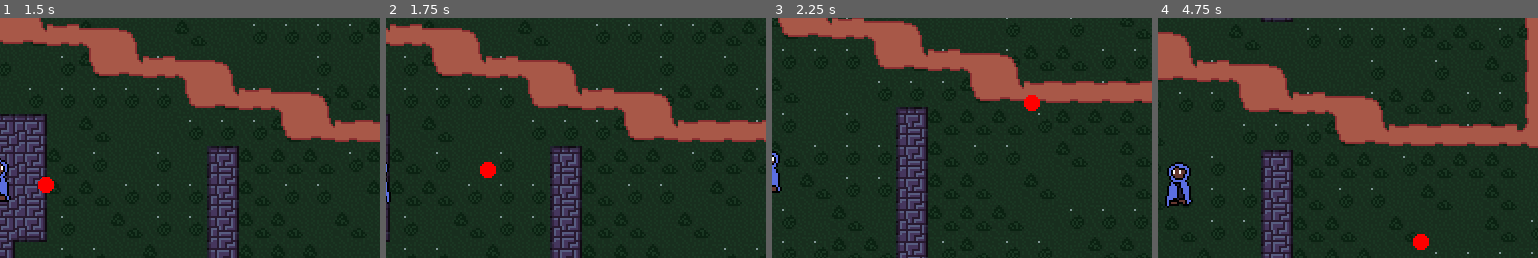
Above: before the commit, frames 1-4 (left to right).
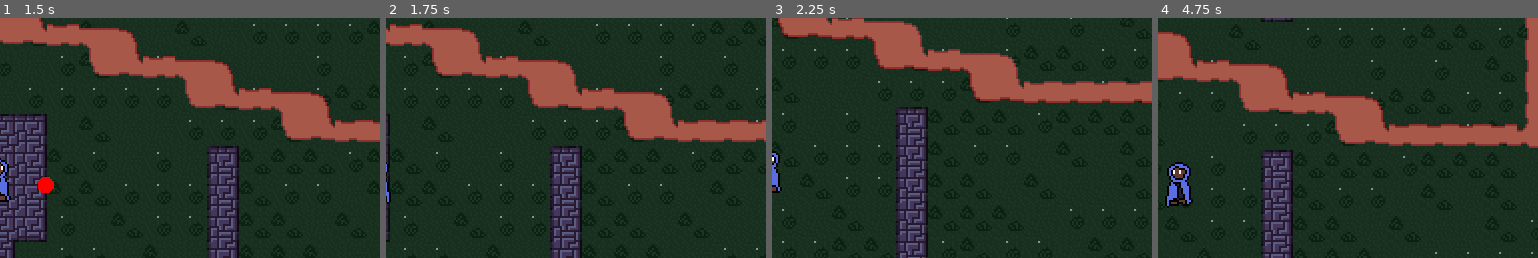
Above: after the commit, the same moments.

Repository: quellus/Mycoflora
Game: Godot game, scene res://scenes/main.tscn
Same seed, same stepped clock (60 frames per second), same inputs: the game is played once before the commit and once after it. The engine's default icon, where the game draws it, is replaced by a stand-in: a white triangle on a blue panel in a dark square.
Inputs (mouse positions are % of the whole screen's width and height, from its top left):
- Up to frame 1 (1.5 s): click "Play" at 0.5 s; tap Enter at 1.25 s; move the mouse to (72, 45) at 1.27 s; press the mouse at (72, 45) at 1.28 s; hold D (right) from 1.28 s (still down)
- Up to frame 2 (1.75 s): keep holding D (right)
- Up to frame 3 (2.25 s): move the mouse to (30, 55) at 2.02 s; release D (right) at 2.03 s; release the mouse at (30, 55) at 2.03 s; hold S (down) from 2.03 s (still down); tap Q (swap_weapons) at 2.1 s
- Up to frame 4 (4.75 s): move the mouse to (60, 28) at 2.77 s; release S (down) at 2.78 s; press the mouse at (60, 28) at 2.78 s; hold D (right) 2.78-3.53 s; move the mouse to (45, 70) at 3.52 s; release the mouse at (45, 70) at 3.53 s; hold W (up) 3.53-4.28 s; tap Q (swap_weapons) at 3.6 s; move the mouse to (80, 65) at 4.27 s; press the mouse at (80, 65) at 4.28 s; hold A (left) from 4.28 s (still down)
The pictures show only the part of the screen within x 49-99%, y 13-63%; the shares and areas given below are measured in that part.

Frame 1 is identical in both runs. In frame 2, 0.2% of the frame differs, in the area x 24-29%, y 60-67%; in frame 3, 0.2%; in frame 4, 0.2%.

Commit message:
Decreased fireball range

Diff:
--- a/scenes/fireball.tscn
+++ b/scenes/fireball.tscn
@@ -30,5 +30,8 @@
 shape = SubResource("CircleShape2D_m4gf6")
 
 [node name="DeathTimer" type="Timer" parent="."]
+wait_time = 0.2
+autostart = true
 
 [connection signal="hit_success" from="HurtBox" to="." method="_death"]
+[connection signal="timeout" from="DeathTimer" to="." method="_death"]
--- a/scripts/boss.gd
+++ b/scripts/boss.gd
@@ -59,5 +59,5 @@
 			#state_machine.travel("default")
 
 
-func _on_animation_player_animation_changed(old_name: StringName, new_name: StringName) -> void:
+func _on_animation_player_animation_changed(_old_name: StringName, new_name: StringName) -> void:
 	print(new_name)
